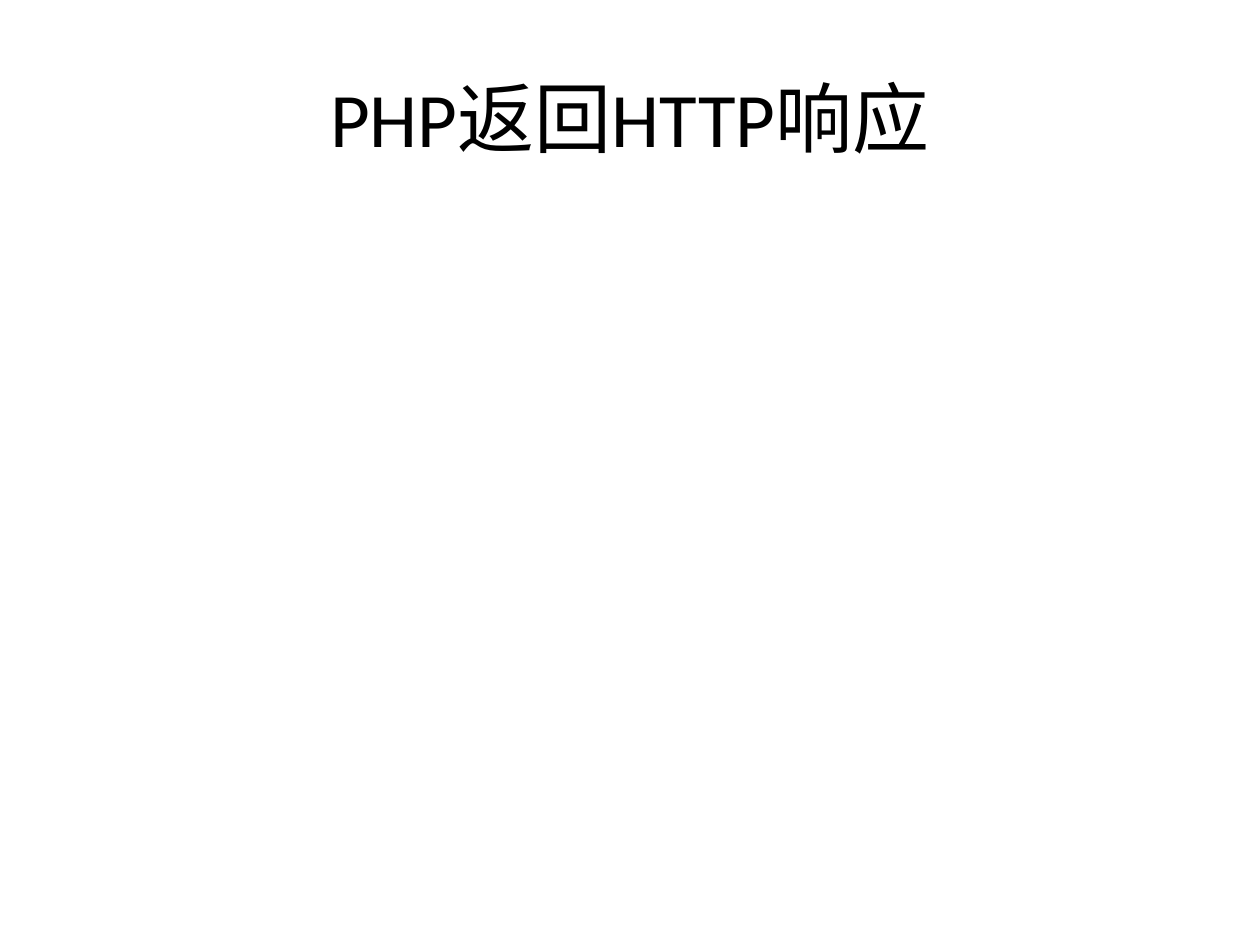
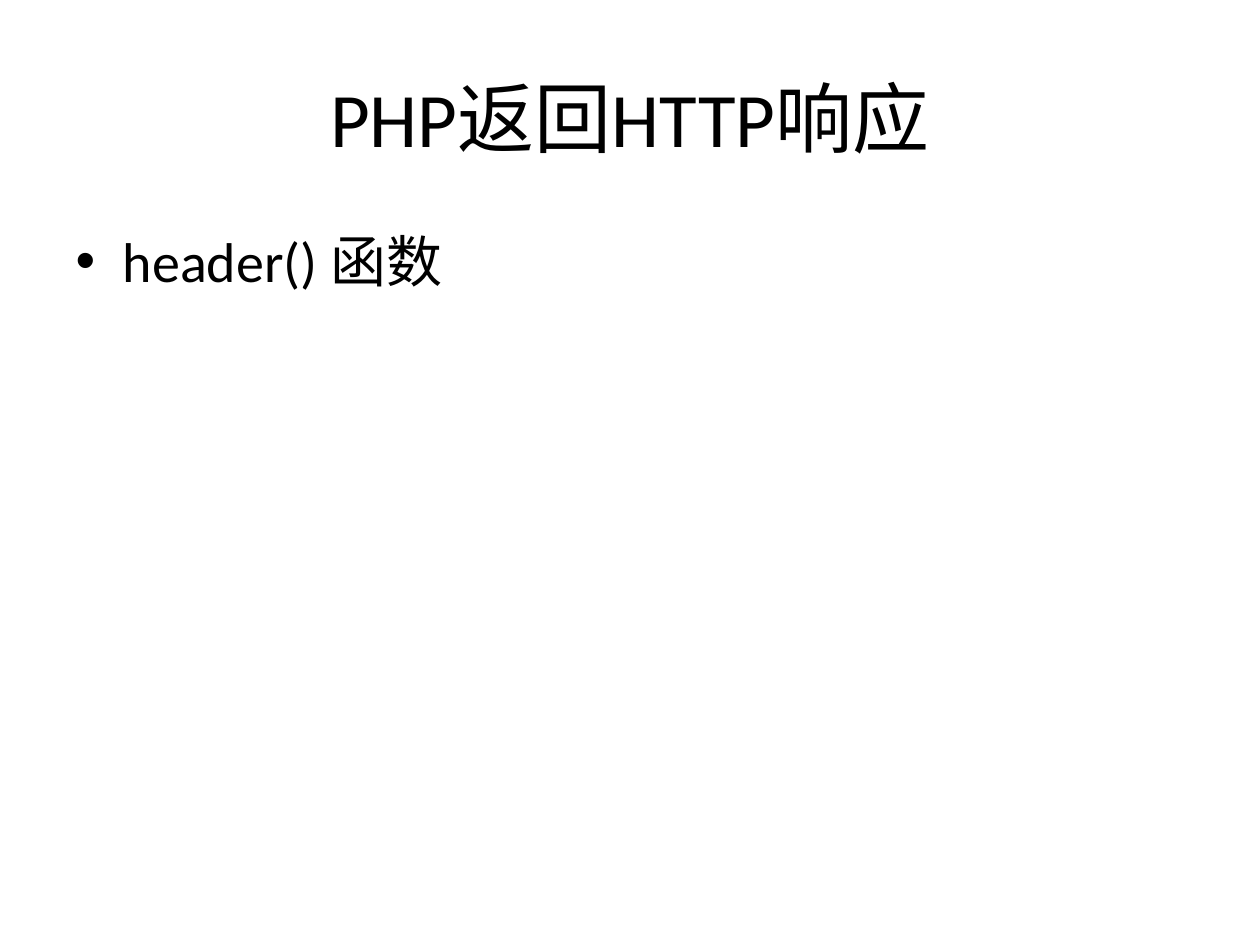
Before and after one commit to zhan3333/php-example, a slide deck: slide 12 of doc/ppt/第七课-http协议.pptx. Drawn at 1260x945 pixels with LibreOffice and Linux fonts; fonts in the diff are those of the drawing. Boxes give left, top, right and bottom in pixels: in the first picture for what was removed or moved away, otherwise in the second. Text is boxed around its words. In the diff, an @@ line names an element or a change of style, - is before the commit and + after.

```diff
--- a/doc/ppt/第七课-http协议.pptx
+++ b/doc/ppt/第七课-http协议.pptx
@@ text added at (123, 235, 443, 290), 32 pt, text #000000 @@
+• header() 函数
```
Also in this commit, not shown: 7 other slides changed, 10 other files.
